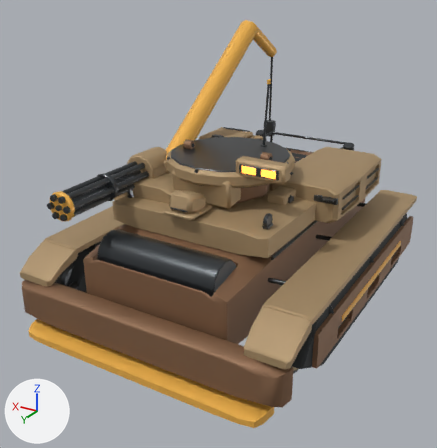
An edit to the FBX model unity/RogueCommandAssetAuthoring/Assets/RogueCommandExpansionSample/Models/SalvageHauler.fbx, drawn before and after from the same camera.
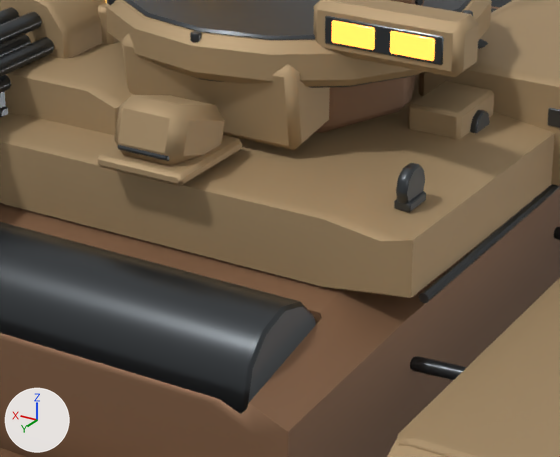
Each version is shown whole from a camera (50 mm lens) standing at (-2.78, 5.2, 3.2) and looking at (0.08, 0.43, 0.82), then close up on the part from 30% to 73% of the width and 35% to 69% of the height. Every picture has the same lights, and +X, +Y and +Z are marked at lower left. The first two pictures are the older version. Vertices at exactly the same position are counted once.

The first close-up shows 'SalvageHauler_Batch_Emissive', 'SalvageHauler_Batch_Gunmetal', 'SalvageHauler_Batch_LightArmor', 'SalvageHauler_Batch_PrimaryArmor' and 1 more.
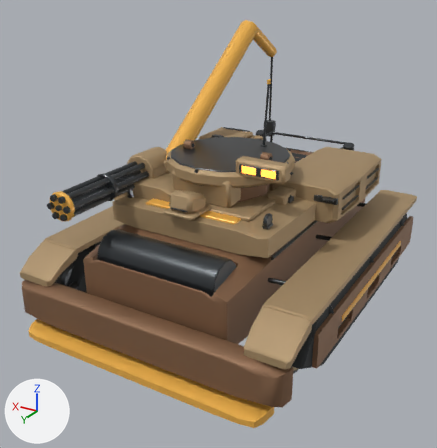
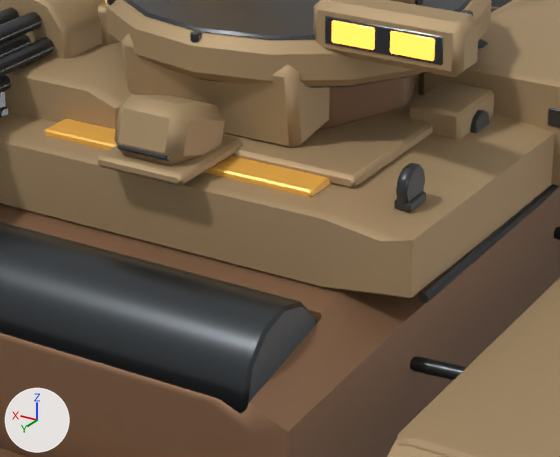
The edits, one by one:
me_cube_012 is used by ob_salvagehauler_batch_lightarmor; location (0.0, 0.0, 0.0).
me_cube_012 had 882 vertices, 844 faces and spanned x -1.39..1.39, y -1.54..1.88, z 0.52..1.66.
me_cube_012 now has 906 vertices, 870 faces and spans x -1.39..1.39, y -1.54..1.88, z 0.52..1.66.
me_cube_012 part 1: a new loose piece of 24 vertices spanning x -0.55..0.55, y 0.25..0.97, z 1.17..1.22, in mat_salvagehauler_lightarmor (brown #af956f).
me_salvagehaulerarmor_earthspade_tmp_mesh_001 is used by ob_salvagehauler_batch_warning; location (0.0, 0.0, 0.0).
me_salvagehaulerarmor_earthspade_tmp_mesh_001 had 1792 vertices, 1854 faces and spanned x -1.42..1.42, y -1.78..2.04, z 0.02..2.62.
me_salvagehaulerarmor_earthspade_tmp_mesh_001 now has 1816 vertices, 1880 faces and spans x -1.42..1.42, y -1.78..2.04, z 0.02..2.62.
me_salvagehaulerarmor_earthspade_tmp_mesh_001 part 2: a new loose piece of 24 vertices spanning x -0.47..0.47, y 0.94..1.08, z 1.17..1.2, in mat_salvagehauler_warning (orange #f6b850).

Where the change shows, as pixel boxes [x1, y1, x2, y2] in the close-ups (560 x 457 px):
part 1 of me_cube_012, added (brown): after [223, 93, 433, 188]
part 2 of me_salvagehaulerarmor_earthspade_tmp_mesh_001, added (orange): after [45, 119, 331, 197]
